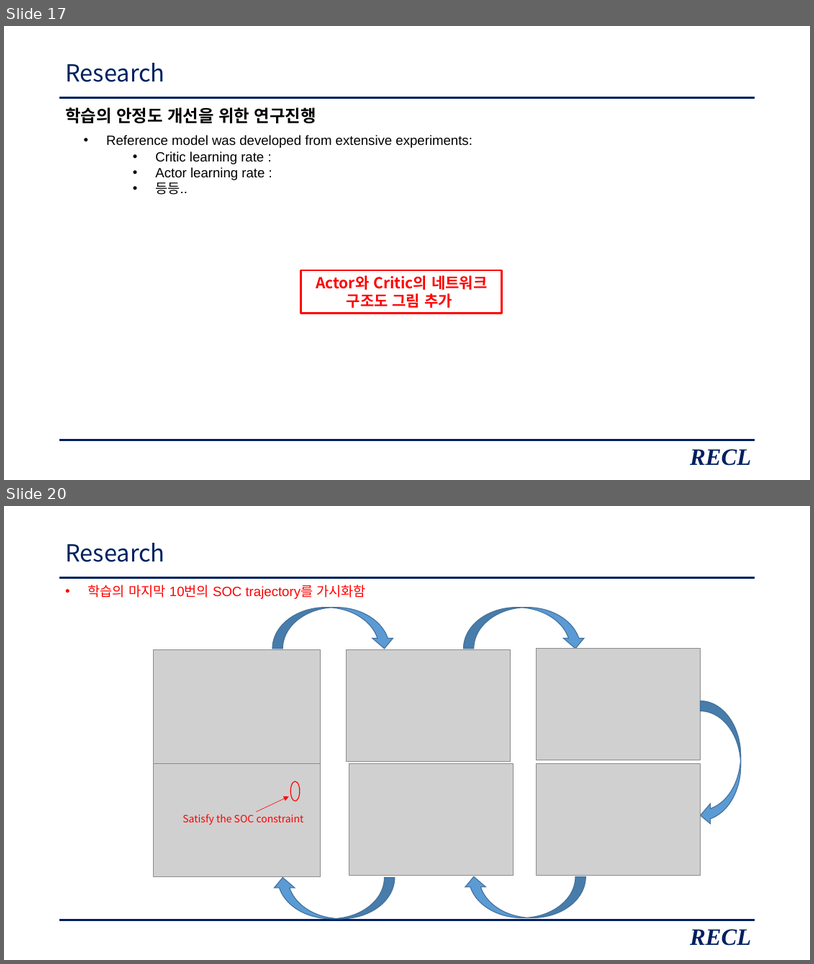
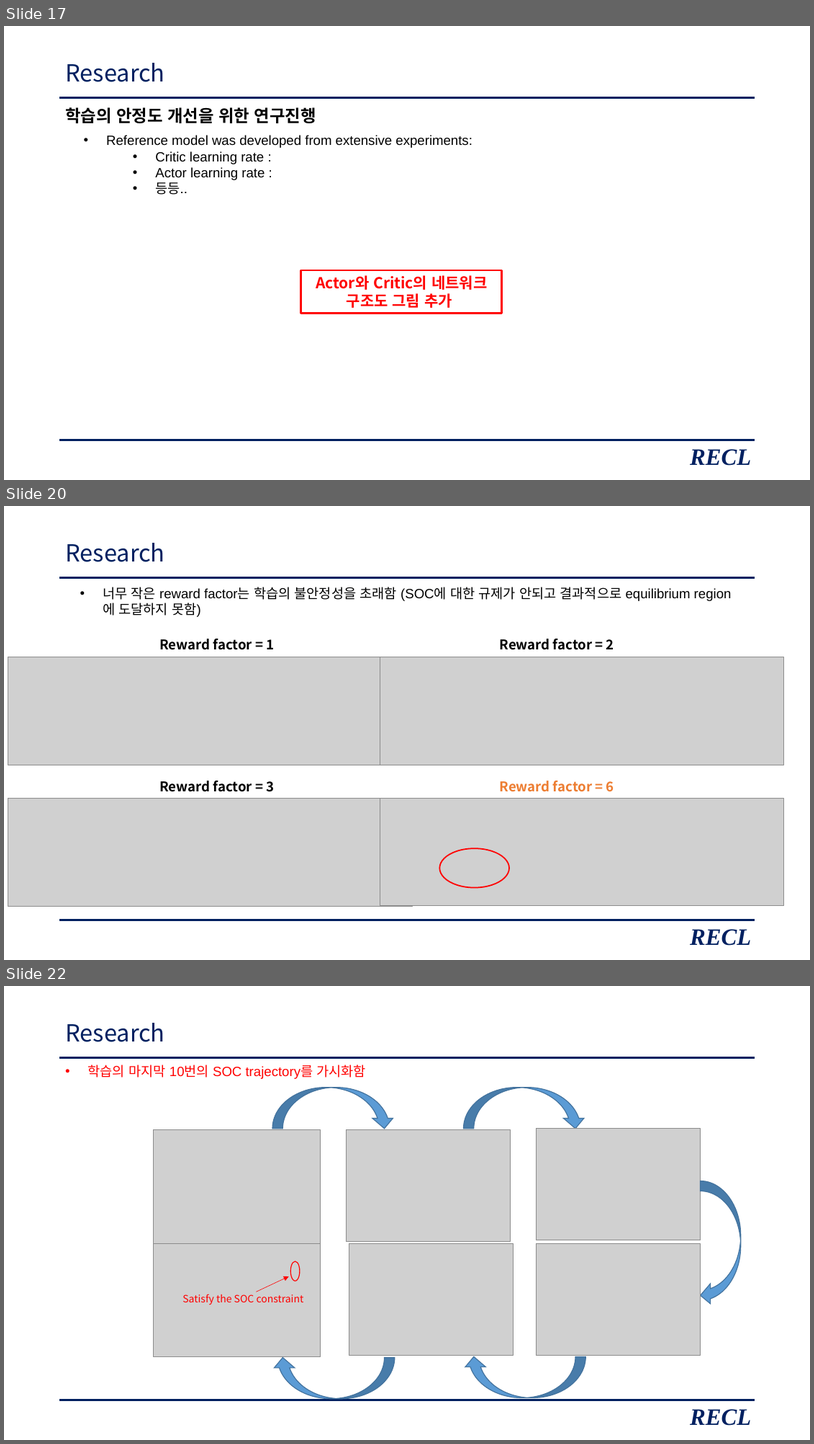
Before and after one commit to zidane89/experiment_essential_degradation, a slide deck: 발표자료_중안3.pptx. Shown one above the other, each under a label of ours: slides 17 and 20 before the commit, slides 17, 20 and 22 after it; the slides between them are not shown. The pictures are 814x964 and 814x1444 pixels, drawn with LibreOffice and Linux fonts; fonts in the diff are those of the drawing; grey boxes stand for pictures. Boxes give left, top, right and bottom in pixels: in the first picture for what was removed or moved away, otherwise in the second. Text is boxed around its words. In the diff, an @@ line names an element or a change of style, - is before the commit and + after.

```diff
--- a/발표자료_중안3.pptx
+++ b/발표자료_중안3.pptx
@@ slide 20 added at [4,506,810,960], background #FFFFFF; not listed: 2 template elements that a slide beside it also shows @@
@@ title added at [65,543,165,562], 28 pt, text #002060 @@
+Research
@@ text added at [103,587,691,617], 16 pt, text #000000 @@
+• 너무 작은 reward factor는 학습의 불안정성을 초래함 (SOC에 대한 규제가 안되고 결과적으로 equilibrium region에 도달하지 못함)
@@ group added at [8,638,784,906]: 4 pictures, 4 texts, 1 ellipse @@
+Reward factor = 1
+Reward factor = 2
+Reward factor = 3
+Reward factor = 6
@@ text added at [690,929,751,945], 28 pt, text #002060, bold, italic @@
+RECL
@@ what was slide 20 is now slide 22 @@
```
Also in this commit, not shown: 3 slides changed, 2 other slides added.
